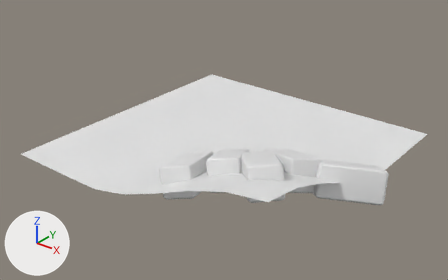
A saved change to the FBX model Demos/Prototype/Meshes/Proto_Interior_01/proto_debris_corner_01.fbx.
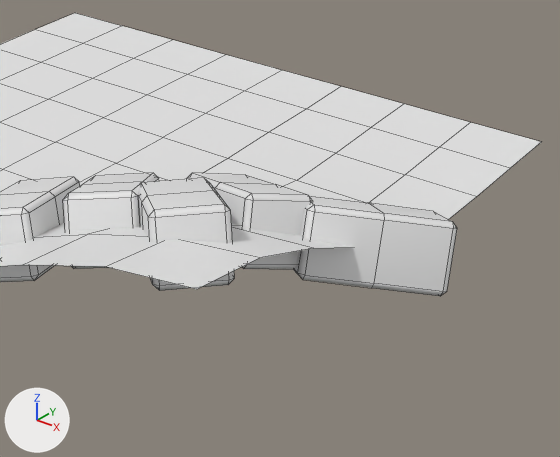
Old and new are each drawn whole from a 50 mm lens placed at (4.37, -3.04, 3.97), pointed at (2.03, -0.11, 2.16) and again close up on the part from 39% to 97% of the width and 24% to 100% of the height. The axes (+X, +Y, +Z) are drawn at lower left. The lights are the same throughout. The first two pictures are the older version. The close-ups show mesh edges as thin lines. Materials are left out; every surface is plain grey. Where no turn or scale is listed for an object, it has been applied to the vertices.

Names of what the first close-up shows: 'proto_debris_corner_01'.
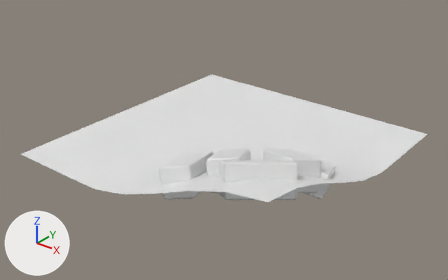
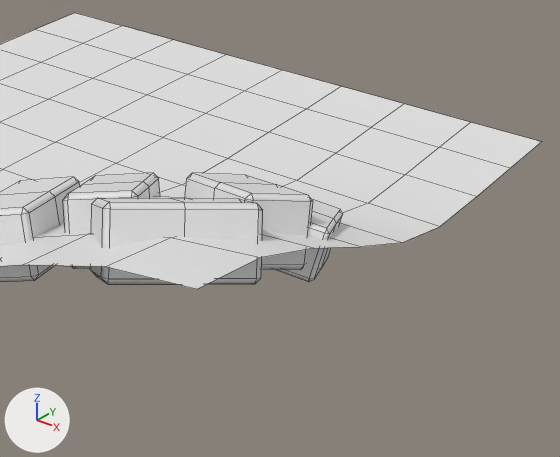
The newer file is also turned or shifted as a whole; pictures and numbers use the older file's frame.

Changed parts and their boxes (x1, y1, x2, y2) in the close-ups (560 x 457 px; the box of a moved part takes in the faces that stretch with it):
'proto_debris_corner_01', reshaped
    before: (0, 13, 541, 296)
    after: (0, 13, 541, 289)
part 1 of me_scene_018, added
    after: (274, 199, 343, 282)
part 2 of me_scene_018, moved or reshaped
    before: (139, 178, 457, 296)
    after: (90, 197, 263, 284)

The edits, one by one:
me_scene_018 is used by ob_proto_debris_corner_01; location (2.0, 0.0, 2.075).
me_scene_018 had 241 vertices, 234 faces and spanned x -1.0..1.2, y -1.0..1.0, z -0.05..0.39.
me_scene_018 now has 273 vertices, 268 faces and spans x -1.0..1.0, y -1.0..1.0, z -0.05..0.39.
me_scene_018 part 1: the loose piece of 32 vertices spanning x 0.45..0.89, y -0.48..-0.09, z -0.02..0.31 is copied, and the copy is turned -39.2 degrees about the z axis through its middle and scaled by 0.774, then moved by (0.13, 0.1, -0.05); it spans x 0.67..0.92, y -0.37..-0.02, z -0.03..0.22.
Part 2, on me_scene_018:
3 vertices in x 1.05..1.1, y -0.22..-0.02, z -0.01..0.24 move by (-0.3, -0.47, 0.13).
61 vertices move from x 0.47..1.2, y -0.81..0.03, z 0.0..0.39 to x 0.42..0.91, y -0.88..-0.31, z 0.02..0.39.
